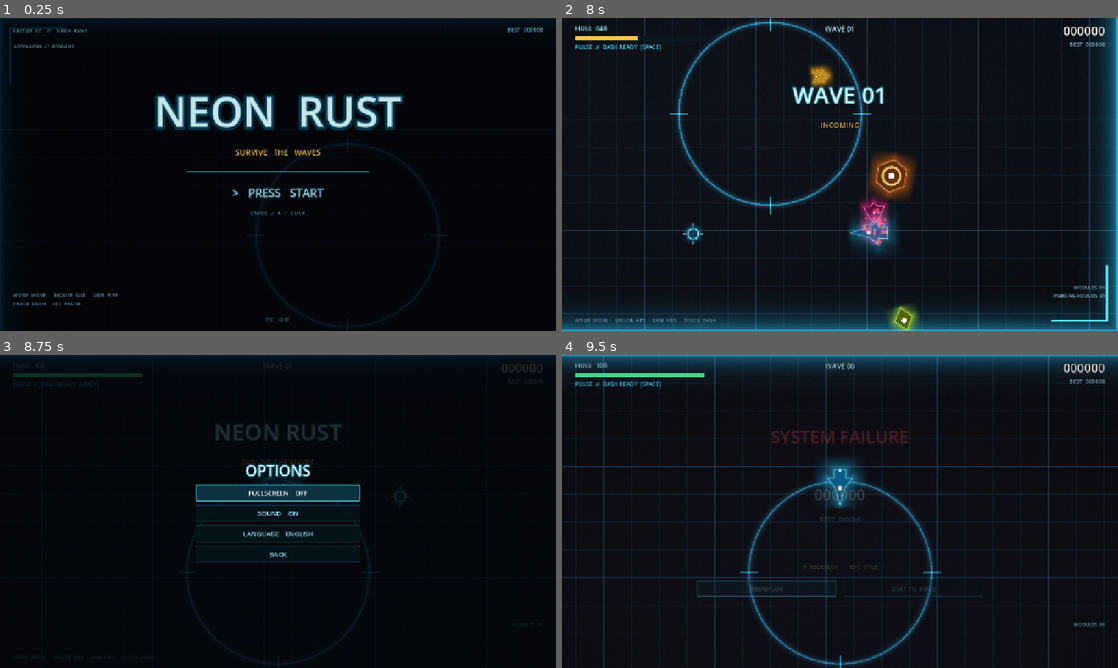
Above: before the commit, frames 1-4 (two rows, left to right).
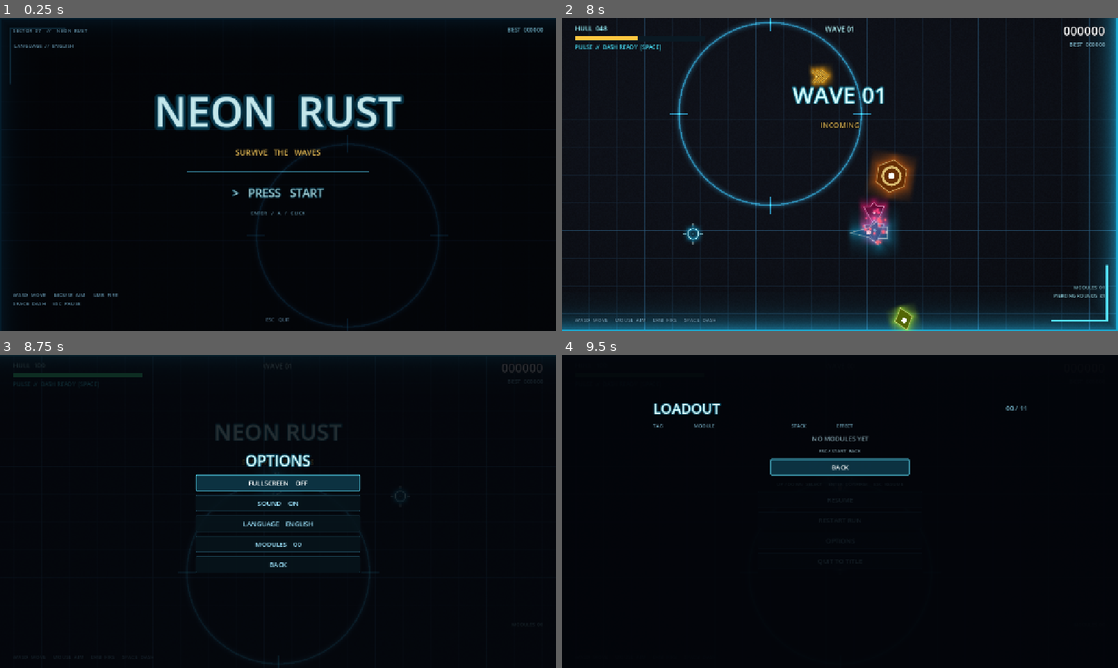
Above: after the commit, the same moments.

Repository: huhaixiao/neon-rust
Game: Godot game, scene res://tests/capture.tscn
Two runs of this game, one before a commit and one after it. Both use one fixed random seed, a clock stepped at 60 frames per second and the inputs below. This scene is started directly instead of the project's main scene.
Inputs (mouse positions are in pixels of both pictures, inside the frame that each line leads up to):
- Up to frame 1 (0.25 s): no input
- Up to frame 2 (8 s): tap Enter (ui_accept) at 0.5, 0.77, 3.77 s; move the mouse to (962, 158) at 0.52 s; hold D (move_right) 0.53-1.25 s; tap Space (dash) at 0.6 s; click (962, 158) at 0.67 s; drag from (728, 190) to (1106, 127) at 1.27 s; move the mouse to (895, 105) at 2.02 s; hold D (move_right) 2.03-2.75 s; tap 1 at 2.1 s; click (895, 105) at 2.17 s; drag from (812, 237) to (673, 127) at 2.77 s; move the mouse to (1006, 221) at 3.52 s; hold A (move_left) 3.53-4.25 s; tap 3 at 3.6 s; click (1006, 221) at 3.67 s; tap Escape (pause) at 4.15 s; click "RESTART RUN" at 4.25 s; drag from (673, 127) to (878, 177) at 5.02 s; move the mouse to (867, 174) at 5.77 s; press the mouse at (867, 174) at 5.78 s; hold S (move_down) 5.78-6.5 s; release the mouse at (867, 174) at 6.5 s; drag from (756, 96) to (728, 190) at 6.52 s; click (695, 233) at 7.25 s
- Up to frame 3 (8.75 s): move the mouse to (400, 495) at 8.02 s; hold W (move_up) from 8.03 s (still down); tap 2 at 8.1 s; click (400, 495) at 8.17 s; tap Enter (ui_accept) at 8.27 s
- Up to frame 4 (9.5 s): release W (move_up) at 8.75 s; click "BACK" at 8.75 s

Frames 1-2 are identical in both runs. In frame 3, 3.5% of the frame differs, in the area x 35-65%, y 31-70%; in frame 4, 17%, in the area x 0-100%, y 0-100%.

Commit message:
feat(hud): 选项页可查看本局已选模块
- OPTIONS 增加 MODULES 行，显示本局已选模块数量
- 新增本局装配页：按取得顺序列出方向/名称/层数/当前效果，中英双语
- Esc/START 逐级返回，焦点回到来源按钮；空装配有占位提示
- menu/l10n 测试覆盖开页、列表、返回与本地化；补充装配页截图

Diff:
--- a/modules/hud/hud.gd
+++ b/modules/hud/hud.gd
@@ -39,7 +39,16 @@
 @onready var btn_fullscreen: Button = $Root/OptionsLayer/Panel/BtnFullscreen
 @onready var btn_sound: Button = $Root/OptionsLayer/Panel/BtnSound
 @onready var btn_language: Button = $Root/OptionsLayer/Panel/BtnLanguage
+@onready var btn_build: Button = $Root/OptionsLayer/Panel/BtnBuild
 @onready var btn_back: Button = $Root/OptionsLayer/Panel/BtnBack
+@onready var build_layer: Control = $Root/BuildLayer
+@onready var build_title: Label = $Root/BuildLayer/Panel/TitleRow/Title
+@onready var build_count: Label = $Root/BuildLayer/Panel/TitleRow/Count
+@onready var build_header: HBoxContainer = $Root/BuildLayer/Panel/Header
+@onready var build_rows: VBoxContainer = $Root/BuildLayer/Panel/Rows
+@onready var build_empty: Label = $Root/BuildLayer/Panel/Empty
+@onready var build_hint: Label = $Root/BuildLayer/Panel/BuildHint
+@onready var btn_build_back: Button = $Root/BuildLayer/Panel/BtnBuildBack
 @onready var btn_redeploy: Button = $Root/GameOver/Actions/BtnRedeploy
 @onready var btn_title: Button = $Root/GameOver/Actions/BtnTitle
 
@@ -70,6 +79,7 @@
 	_refresh_input_copy()
 	debug_label.visible = false
 	options_layer.visible = false
+	build_layer.visible = false
 	_wire_menu()
 	_refresh_locale()
 
@@ -143,6 +153,8 @@
 	btn_fullscreen.pressed.connect(_on_fullscreen_pressed)
 	btn_sound.pressed.connect(_on_sound_pressed)
 	btn_language.pressed.connect(_on_language_pressed)
+	btn_build.pressed.connect(show_build)
+	btn_build_back.pressed.connect(hide_build)
 	btn_redeploy.pressed.connect(func() -> void: restart_requested.emit())
 	btn_title.pressed.connect(func() -> void: title_requested.emit())
 
@@ -162,6 +174,22 @@
 	pause_layer.visible = true
 	_clear_focus()
 	btn_options.grab_focus()
+
+
+func show_build() -> void:
+	# Read-only sub-page of options: the run is paused and the stage stays put.
+	options_layer.visible = false
+	build_layer.visible = true
+	_clear_focus()
+	_refresh_build()
+	btn_build_back.grab_focus()
+
+
+func hide_build() -> void:
+	build_layer.visible = false
+	options_layer.visible = true
+	_clear_focus()
+	btn_build.grab_focus()
 
 
 func _clear_focus() -> void:
@@ -203,6 +231,7 @@
 	over_title.text = L10n.t("hud.game_over")
 	wave_label.text = L10n.t("hud.wave") % Game.wave
 	_refresh_options()
+	_refresh_build()
 	_refresh_input_copy()
 	_on_health(Game.health, Game.max_health)
 	_reset_best()
@@ -216,11 +245,63 @@
 	btn_fullscreen.text = L10n.t("hud.fullscreen") % L10n.t("hud.on" if Game.is_fullscreen() else "hud.off")
 	btn_sound.text = L10n.t("hud.sound") % L10n.t("hud.off" if Game.is_muted() else "hud.on")
 	btn_language.text = L10n.t("hud.language") % L10n.language_label()
+	btn_build.text = L10n.t("hud.build") % Game.buff_order.size()
+
+
+func _refresh_build() -> void:
+	build_title.text = L10n.t("hud.build_title")
+	build_count.text = "%02d / %02d" % [Game.buff_order.size(), BuffPool.all().size()]
+	build_hint.text = L10n.t("hud.build_hint")
+	btn_build_back.text = L10n.t("hud.back")
+	var heads := ["hud.build.col_tag", "hud.build.col_name", "hud.build.col_stacks", "hud.build.col_effect"]
+	for i in mini(heads.size(), build_header.get_child_count()):
+		(build_header.get_child(i) as Label).text = L10n.t(heads[i])
+	for child in build_rows.get_children():
+		build_rows.remove_child(child)
+		child.free()
+	var by_id := {}
+	for def in BuffPool.all():
+		by_id[def.id] = def
+	for id in Game.buff_order:
+		var def: BuffDef = by_id.get(id)
+		if def != null:
+			build_rows.add_child(_make_build_row(def))
+	var filled := build_rows.get_child_count() > 0
+	build_rows.visible = filled
+	build_empty.visible = not filled
+
+
+func _make_build_row(def: BuffDef) -> HBoxContainer:
+	var row := HBoxContainer.new()
+	row.add_theme_constant_override("separation", 14)
+	_build_cell(row, def.tag_label(), 80.0, def.tag_color())
+	_build_cell(row, def.display_name(), 210.0, Color(0.86, 1.0, 1.0, 1.0))
+	_build_cell(row, "x%d / %d" % [Game.buff_stacks(def.id), def.max_stacks], 90.0, Color(0.52, 0.72, 0.78, 1.0))
+	var effect := _build_cell(row, def.display_desc(), 420.0, Color(0.58, 0.76, 0.82, 1.0))
+	effect.size_flags_horizontal = Control.SIZE_EXPAND_FILL
+	effect.clip_text = true
+	return row
+
+
+func _build_cell(row: HBoxContainer, text: String, width: float, color: Color) -> Label:
+	var label := Label.new()
+	label.text = text
+	label.vertical_alignment = VERTICAL_ALIGNMENT_CENTER
+	label.add_theme_font_size_override("font_size", 14)
+	label.add_theme_color_override("font_color", color)
+	if width > 0.0:
+		label.custom_minimum_size = Vector2(width, 0.0)
+	row.add_child(label)
+	return label
 
 
 func _unhandled_input(event: InputEvent) -> void:
-	# Esc / START closes the options page; the stage only sees Esc when the
-	# pause list itself is on screen.
+	# Esc / START steps back one layer: build list -> options -> pause list.
+	if build_layer.visible:
+		if event.is_action_pressed("pause"):
+			get_viewport().set_input_as_handled()
+			hide_build()
+		return
 	if not options_layer.visible:
 		return
 	if event.is_action_pressed("pause"):
@@ -231,6 +312,7 @@
 func show_pause(paused: bool) -> void:
 	pause_layer.visible = paused
 	options_layer.visible = false
+	build_layer.visible = false
 	control_hint.visible = not paused and not game_over.visible
 	if paused:
 		clear_banner()
@@ -320,6 +402,7 @@
 func _on_run_started() -> void:
 	game_over.visible = false
 	pause_layer.visible = false
+	build_layer.visible = false
 	_refresh_input_copy()
 	control_hint.visible = true
 	_reset_best()
--- a/modules/hud/hud.tscn
+++ b/modules/hud/hud.tscn
@@ -416,7 +416,126 @@
 theme_override_styles/pressed = SubResource("btn_pressed")
 text = "LANGUAGE    ENGLISH"
 
+[node name="BtnBuild" type="Button" parent="Root/OptionsLayer/Panel"]
+theme_override_colors/font_color = Color(0.62, 0.9, 1, 1)
+theme_override_colors/font_hover_color = Color(0.92, 1, 1, 1)
+theme_override_colors/font_focus_color = Color(1, 1, 1, 1)
+theme_override_colors/font_pressed_color = Color(1, 1, 1, 1)
+theme_override_font_sizes/font_size = 15
+theme_override_styles/normal = SubResource("btn_normal")
+theme_override_styles/hover = SubResource("btn_hover")
+theme_override_styles/focus = SubResource("btn_focus")
+theme_override_styles/pressed = SubResource("btn_pressed")
+text = "MODULES    00"
+
 [node name="BtnBack" type="Button" parent="Root/OptionsLayer/Panel"]
+theme_override_colors/font_color = Color(0.62, 0.9, 1, 1)
+theme_override_colors/font_hover_color = Color(0.92, 1, 1, 1)
+theme_override_colors/font_focus_color = Color(1, 1, 1, 1)
+theme_override_colors/font_pressed_color = Color(1, 1, 1, 1)
+theme_override_font_sizes/font_size = 15
+theme_override_styles/normal = SubResource("btn_normal")
+theme_override_styles/hover = SubResource("btn_hover")
+theme_override_styles/focus = SubResource("btn_focus")
+theme_override_styles/pressed = SubResource("btn_pressed")
+text = "BACK"
+
+[node name="BuildLayer" type="Control" parent="Root"]
+visible = false
+anchors_preset = 15
+anchor_right = 1.0
+anchor_bottom = 1.0
+grow_horizontal = 2
+grow_vertical = 2
+mouse_filter = 0
+
+[node name="Dim" type="ColorRect" parent="Root/BuildLayer"]
+anchors_preset = 15
+anchor_right = 1.0
+anchor_bottom = 1.0
+grow_horizontal = 2
+grow_vertical = 2
+mouse_filter = 2
+color = Color(0.01, 0.02, 0.04, 0.9)
+
+[node name="Panel" type="VBoxContainer" parent="Root/BuildLayer"]
+anchor_left = 0.5
+anchor_top = 0.5
+anchor_right = 0.5
+anchor_bottom = 0.5
+offset_left = -430.0
+offset_top = -260.0
+offset_right = 430.0
+offset_bottom = 260.0
+grow_horizontal = 2
+grow_vertical = 2
+theme_override_constants/separation = 10
+
+[node name="TitleRow" type="HBoxContainer" parent="Root/BuildLayer/Panel"]
+theme_override_constants/separation = 16
+
+[node name="Title" type="Label" parent="Root/BuildLayer/Panel/TitleRow"]
+theme_override_colors/font_color = Color(0.85, 1, 1, 1)
+theme_override_colors/font_outline_color = Color(0.02, 0.3, 0.4, 1)
+theme_override_constants/outline_size = 8
+theme_override_font_sizes/font_size = 32
+text = "LOADOUT"
+
+[node name="Count" type="Label" parent="Root/BuildLayer/Panel/TitleRow"]
+size_flags_horizontal = 3
+theme_override_colors/font_color = Color(0.45, 0.7, 0.78, 1)
+theme_override_font_sizes/font_size = 15
+text = "00 / 11"
+horizontal_alignment = 2
+vertical_alignment = 1
+
+[node name="Header" type="HBoxContainer" parent="Root/BuildLayer/Panel"]
+theme_override_constants/separation = 14
+
+[node name="TagHead" type="Label" parent="Root/BuildLayer/Panel/Header"]
+custom_minimum_size = Vector2(80, 0)
+theme_override_colors/font_color = Color(0.42, 0.62, 0.7, 1)
+theme_override_font_sizes/font_size = 11
+text = "TAG"
+
+[node name="NameHead" type="Label" parent="Root/BuildLayer/Panel/Header"]
+custom_minimum_size = Vector2(210, 0)
+theme_override_colors/font_color = Color(0.42, 0.62, 0.7, 1)
+theme_override_font_sizes/font_size = 11
+text = "MODULE"
+
+[node name="StackHead" type="Label" parent="Root/BuildLayer/Panel/Header"]
+custom_minimum_size = Vector2(90, 0)
+theme_override_colors/font_color = Color(0.42, 0.62, 0.7, 1)
+theme_override_font_sizes/font_size = 11
+text = "STACK"
+
+[node name="EffectHead" type="Label" parent="Root/BuildLayer/Panel/Header"]
+size_flags_horizontal = 3
+theme_override_colors/font_color = Color(0.42, 0.62, 0.7, 1)
+theme_override_font_sizes/font_size = 11
+text = "EFFECT"
+
+[node name="Rows" type="VBoxContainer" parent="Root/BuildLayer/Panel"]
+size_flags_vertical = 3
+theme_override_constants/separation = 7
+
+[node name="Empty" type="Label" parent="Root/BuildLayer/Panel"]
+visible = false
+theme_override_colors/font_color = Color(0.5, 0.62, 0.66, 1)
+theme_override_font_sizes/font_size = 15
+text = "NO MODULES YET"
+horizontal_alignment = 1
+
+[node name="BuildHint" type="Label" parent="Root/BuildLayer/Panel"]
+theme_override_colors/font_color = Color(0.5, 0.62, 0.66, 1)
+theme_override_font_sizes/font_size = 11
+text = "ESC / START  BACK"
+horizontal_alignment = 1
+
+[node name="BtnBuildBack" type="Button" parent="Root/BuildLayer/Panel"]
+custom_minimum_size = Vector2(320, 0)
+size_flags_horizontal = 4
 theme_override_colors/font_color = Color(0.62, 0.9, 1, 1)
 theme_override_colors/font_hover_color = Color(0.92, 1, 1, 1)
 theme_override_colors/font_focus_color = Color(1, 1, 1, 1)
--- a/modules/l10n/data/strings_en.gd
+++ b/modules/l10n/data/strings_en.gd
@@ -37,6 +37,14 @@
 	"hud.fullscreen": "FULLSCREEN    %s",
 	"hud.sound": "SOUND    %s",
 	"hud.language": "LANGUAGE    %s",
+	"hud.build": "MODULES    %02d",
+	"hud.build_title": "LOADOUT",
+	"hud.build_empty": "NO MODULES YET",
+	"hud.build_hint": "ESC / START  BACK",
+	"hud.build.col_tag": "TAG",
+	"hud.build.col_name": "MODULE",
+	"hud.build.col_stacks": "STACK",
+	"hud.build.col_effect": "EFFECT",
 	"hud.back": "BACK",
 	"hud.on": "ON",
 	"hud.off": "OFF",
--- a/modules/l10n/data/strings_zh.gd
+++ b/modules/l10n/data/strings_zh.gd
@@ -38,6 +38,14 @@
 	"hud.fullscreen": "全屏 %s",
 	"hud.sound": "声音 %s",
 	"hud.language": "语言 %s",
+	"hud.build": "模块 %02d",
+	"hud.build_title": "本局装配",
+	"hud.build_empty": "本局还没有模块",
+	"hud.build_hint": "ESC / START 返回",
+	"hud.build.col_tag": "方向",
+	"hud.build.col_name": "模块",
+	"hud.build.col_stacks": "层数",
+	"hud.build.col_effect": "效果",
 	"hud.back": "返回",
 	"hud.on": "开",
 	"hud.off": "关",
--- a/tests/capture.gd
+++ b/tests/capture.gd
@@ -99,6 +99,9 @@
 	var draft := shell.get_node("Stage").get_node("BuffSelect") as BuffSelect
 	(draft.cards_box.get_child(0) as Button).pressed.emit()
 	await get_tree().create_timer(0.55).timeout
+	# A couple more modules so the options -> MODULES page has a real list.
+	Game.add_buff(BuffPool.all()[4])
+	Game.add_buff(BuffPool.all()[8])
 
 	# Pause list, then the options page, so the menus are in the shot set too.
 	var pause := InputEventAction.new()
@@ -115,6 +118,18 @@
 	await get_tree().create_timer(0.35).timeout
 	await _shot("07b_options_zh")
 	L10n.set_locale("en", false)
+	await get_tree().create_timer(0.2).timeout
+	# Loadout page: every acquired module, reachable from OPTIONS.
+	var pause_hud := shell.get_node("Stage").get_node("UI") as GameHud
+	pause_hud.btn_build.pressed.emit()
+	await get_tree().create_timer(0.35).timeout
+	await _shot("07c_build")
+	L10n.set_locale("zh", false)
+	await get_tree().create_timer(0.25).timeout
+	await _shot("07d_build_zh")
+	L10n.set_locale("en", false)
+	await get_tree().create_timer(0.2).timeout
+	pause_hud.btn_build_back.pressed.emit()
 	await get_tree().create_timer(0.2).timeout
 
 	# Game-over panel with its buttons.
--- a/tests/l10n_test.gd
+++ b/tests/l10n_test.gd
@@ -85,6 +85,17 @@
 	await get_tree().process_frame
 	if L10n.locale != "zh" or hud.btn_language.text != "语言 中文":
 		_fail("second press did not return to Chinese")
+	# Loadout sub-page localizes too (empty build at this point).
+	hud.btn_build.pressed.emit()
+	await get_tree().process_frame
+	if hud.build_title.text != "本局装配" or hud.btn_build_back.text != "返回":
+		_fail("loadout page did not localize")
+	if not hud.build_empty.visible:
+		_fail("empty loadout did not show its placeholder")
+	if not hud.build_hint.text.begins_with("ESC / START"):
+		_fail("loadout hint did not localize")
+	hud.btn_build_back.pressed.emit()
+	await get_tree().process_frame
 	hud.btn_back.pressed.emit()
 	hud.btn_resume.pressed.emit()
 	await get_tree().process_frame
--- a/tests/menu_test.gd
+++ b/tests/menu_test.gd
@@ -81,6 +81,24 @@
 		_fail("SOUND button did not unmute the bus")
 	# Fullscreen is only asserted as a no-crash toggle: headless windows ignore it.
 	hud.btn_fullscreen.pressed.emit()
+
+	# --- options: read the current loadout ---------------------------------
+	Game.add_buff(BuffPool.all()[0])
+	hud.btn_build.pressed.emit()
+	await get_tree().process_frame
+	if not hud.build_layer.visible or hud.options_layer.visible:
+		_fail("MODULES did not open the loadout page")
+	if hud.build_rows.get_child_count() != 1:
+		_fail("loadout page did not list the acquired module")
+	if get_viewport().gui_get_focus_owner() != hud.btn_build_back:
+		_fail("loadout page did not focus BACK")
+	hud.btn_build_back.pressed.emit()
+	await get_tree().process_frame
+	if hud.build_layer.visible or not hud.options_layer.visible:
+		_fail("loadout BACK did not return to options")
+	if get_viewport().gui_get_focus_owner() != hud.btn_build:
+		_fail("loadout BACK did not restore focus")
+
 	hud.btn_back.pressed.emit()
 	await get_tree().process_frame
 	if hud.options_layer.visible or not hud.pause_layer.visible:
Binary file changed: docs/screenshots/draft.png
Binary file added: docs/screenshots/loadout.png
Not shown, added: docs/screenshots/loadout.png.import
Binary file added: docs/screenshots/loadout_zh.png
Not shown, added: docs/screenshots/loadout_zh.png.import
Binary file changed: docs/screenshots/options.png
Binary file changed: docs/screenshots/options_zh.png
Binary file changed: docs/screenshots/pause.png
